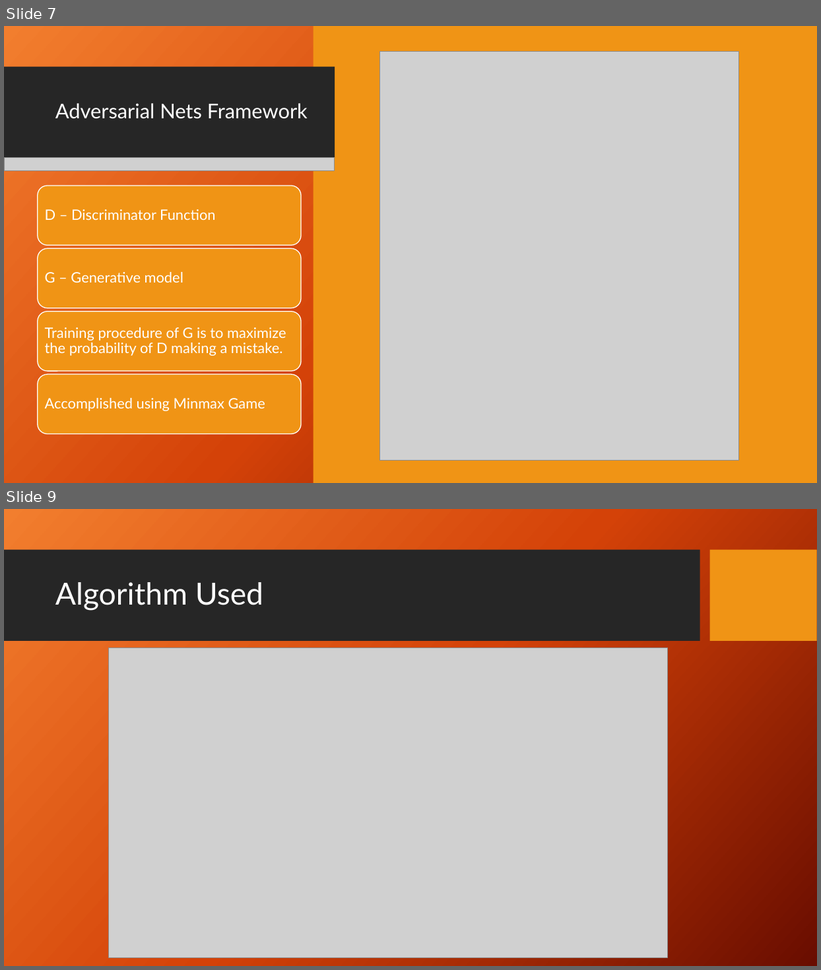
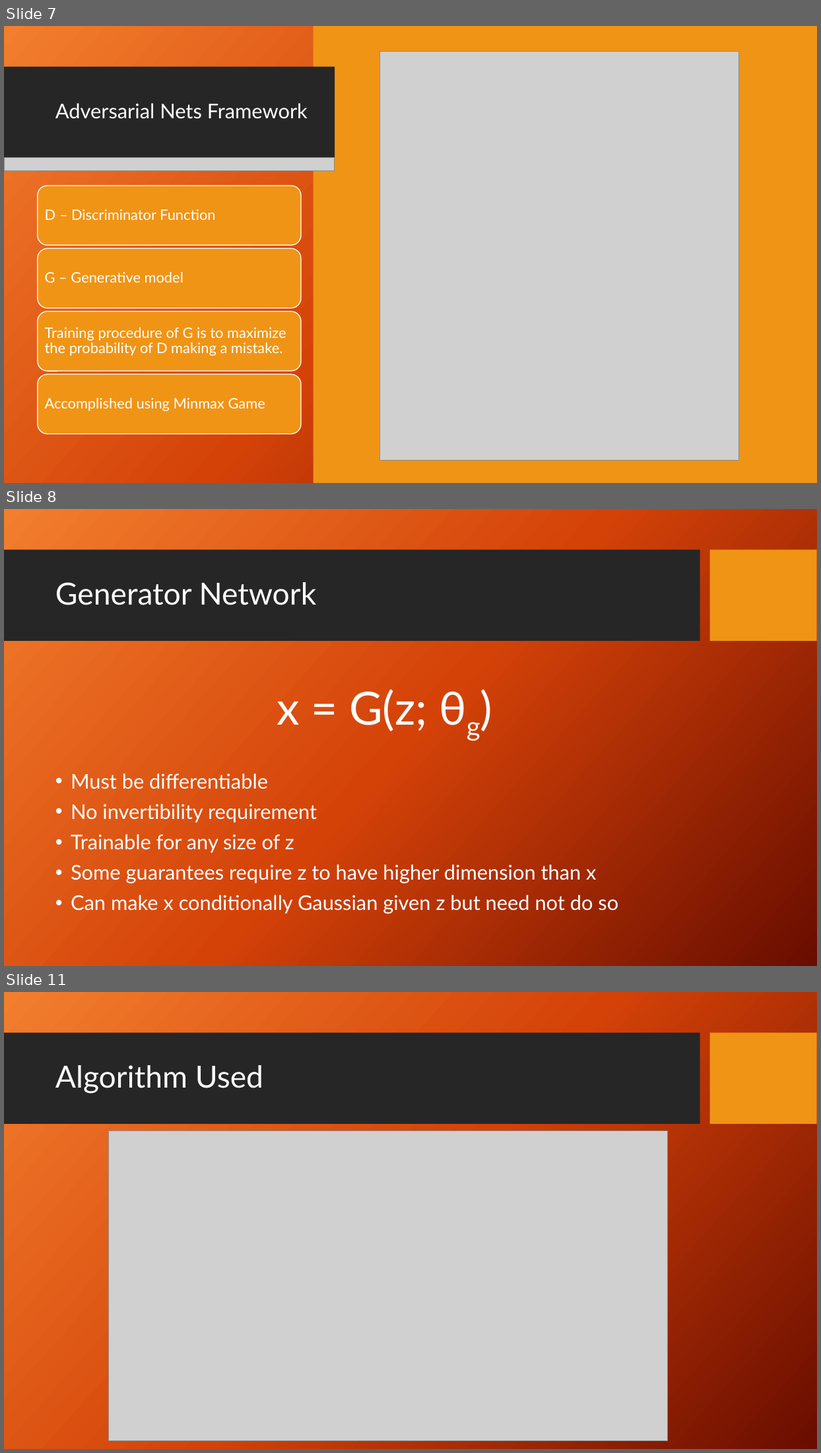
Before and after one commit to agx01/gans_presentation, a slide deck: GANs_Presentation.pptx. Shown one above the other, each under a label of ours: slides 7 and 9 before the commit, slides 7, 8 and 11 after it; the slides between them are not shown. The pictures are 821x970 and 821x1453 pixels, drawn with LibreOffice and Linux fonts; fonts in the diff are those of the drawing; grey boxes stand for pictures; background and template pictures are left out. Boxes give left, top, right and bottom in pixels: in the first picture for what was removed or moved away, otherwise in the second. Text is boxed around its words. In the diff, an @@ line names an element or a change of style, - is before the commit and + after.

```diff
--- a/GANs_Presentation.pptx
+++ b/GANs_Presentation.pptx
@@ slide 8 added at (4, 509, 817, 966), background picture (left out); not listed: 2 template elements that a slide beside it also shows @@
@@ title added at (55, 582, 317, 605), 36 pt, text #FFFFFF @@
+Generator Network
@@ text added at (277, 689, 428, 731), 54 pt, text #FFFFFF @@
+x = G(z; θg)
@@ text added at (71, 774, 618, 914), 24 pt, text #FFFFFF @@
+• Must be differentiable
+• No invertibility requirement
+• Trainable for any size of z
+• Some guarantees require z to have higher dimension than x
+• Can make x conditionally Gaussian given z but need not do so
@@ what was slide 9 is now slide 11 @@
```
Also in this commit, not shown: 1 slide changed, 1 other slide added.
